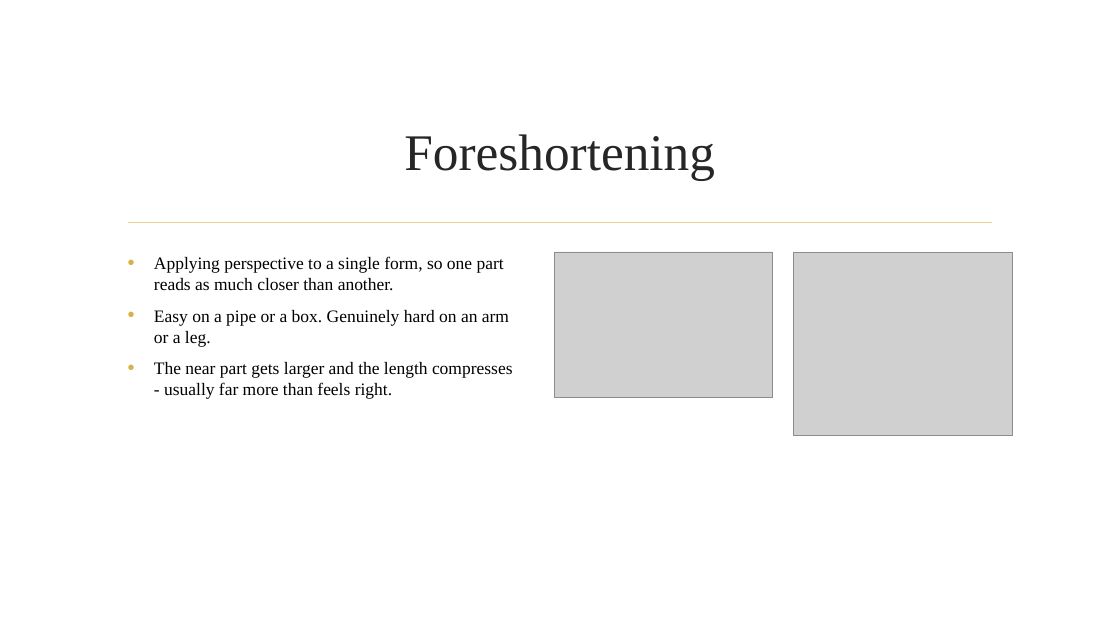
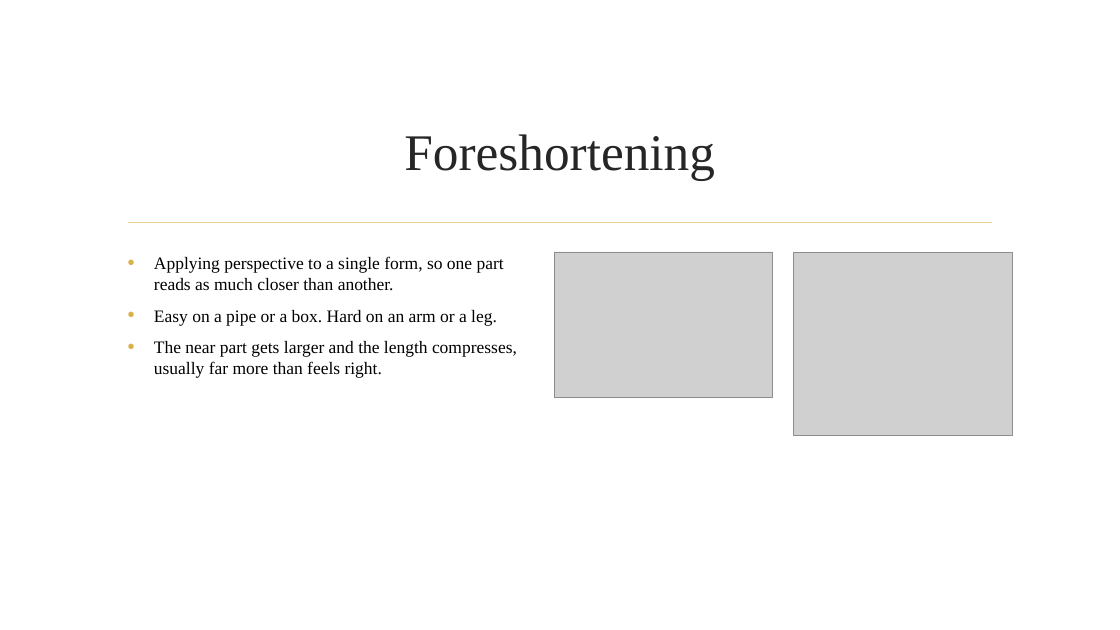
Before and after one commit to dcoes/Classes, a slide deck: slide 18 of Storyboarding/NewLectures/06_Perspective_REVISED.pptx. Drawn at 1120x630 pixels with LibreOffice and Linux fonts; fonts in the diff are those of the drawing; grey boxes stand for pictures; background and template pictures are left out. Boxes give left, top, right and bottom in pixels: in the first picture for what was removed or moved away, otherwise in the second. Text is boxed around its words. In the diff, an @@ line names an element or a change of style, - is before the commit and + after.

```diff
--- a/Storyboarding/NewLectures/06_Perspective_REVISED.pptx
+++ b/Storyboarding/NewLectures/06_Perspective_REVISED.pptx
@@ text at bbox=[154, 310, 517, 378]: text changed @@
-• Easy on a pipe or a box. Genuinely hard on an arm or a leg.
-• The near part gets larger and the length compresses - usually far more than feels right.
+• Easy on a pipe or a box. Hard on an arm or a leg.
+• The near part gets larger and the length compresses, usually far more than feels right.
```
Also in this commit, not shown: 15 other slides changed, 21 other files.
